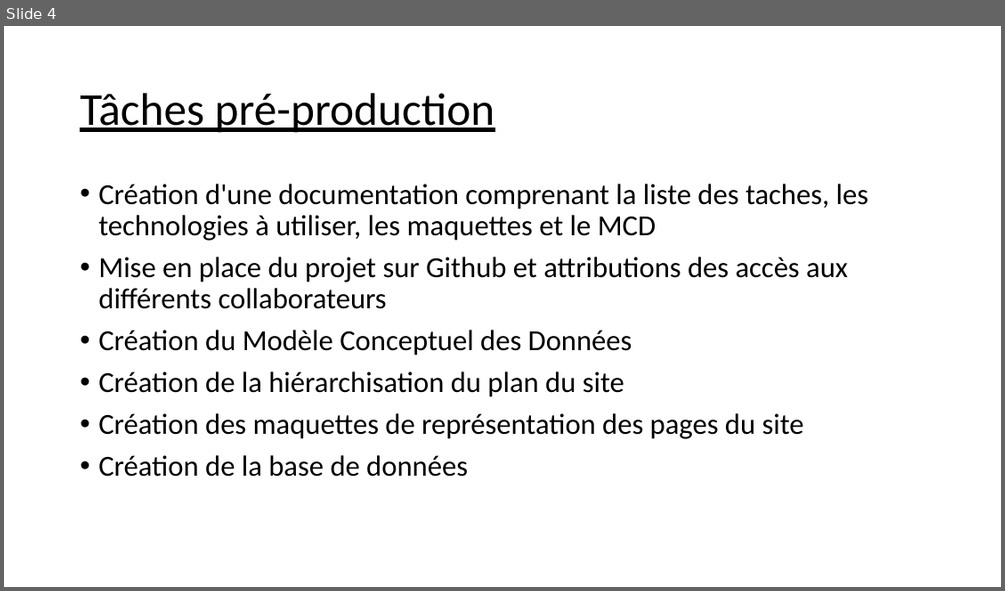
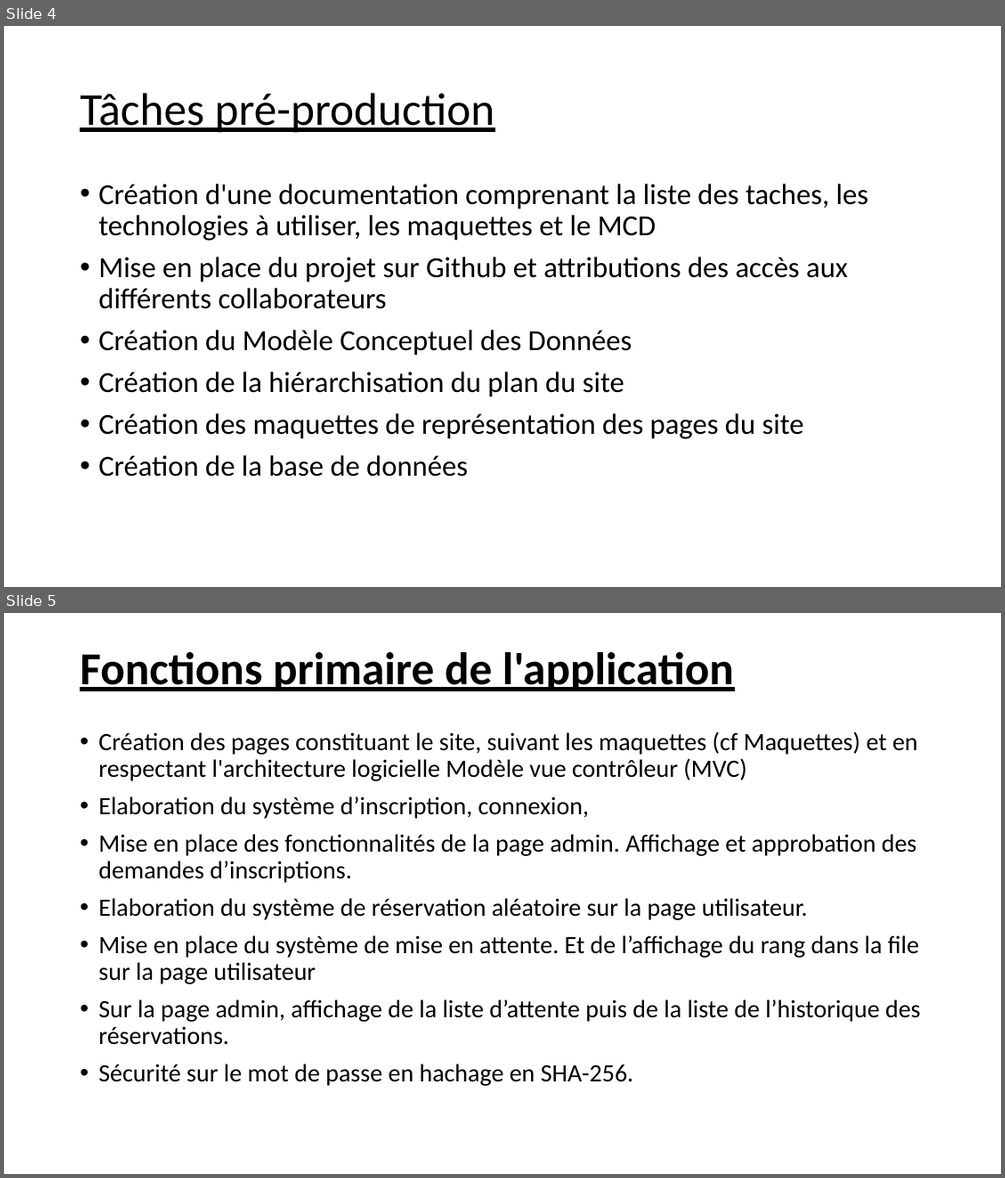
Before and after one commit to Fourkap/PPE_Parking, a slide deck: Documentation/Présentation PPE Parking.pptx. Shown one above the other, each under a label of ours: slide 4 before the commit, slides 4 and 5 after it. The pictures are 1005x591 and 1005x1178 pixels, drawn with LibreOffice and Linux fonts; fonts in the diff are those of the drawing. Boxes give left, top, right and bottom in pixels: in the first picture for what was removed or moved away, otherwise in the second. Text is boxed around its words. In the diff, an @@ line names an element or a change of style, - is before the commit and + after.

```diff
--- a/Documentation/Présentation PPE Parking.pptx
+++ b/Documentation/Présentation PPE Parking.pptx
@@ slide 5 added at (4,613,1001,1174), background #FFFFFF @@
@@ title added at (80,652,734,691), 44 pt, text #000000, bold, underline @@
+Fonctions primaire de l'application
@@ text added at (98,731,921,1086), 24 pt, text #000000 @@
+• Création des pages constituant le site, suivant les maquettes (cf Maquettes) et en respectant l'architecture logicielle Modèle vue contrôleur (MVC)
+• Elaboration du système d’inscription, connexion,
+• Mise en place des fonctionnalités de la page admin. Affichage et approbation des demandes d’inscriptions.
+• Elaboration du système de réservation aléatoire sur la page utilisateur.
+• Mise en place du système de mise en attente. Et de l’affichage du rang dans la file sur la page utilisateur
+• Sur la page admin, affichage de la liste d’attente puis de la liste de l’historique des réservations.
+• Sécurité sur le mot de passe en hachage en SHA-256.
```
Also in this commit, not shown: 9 other slides added, 3 slides removed.
